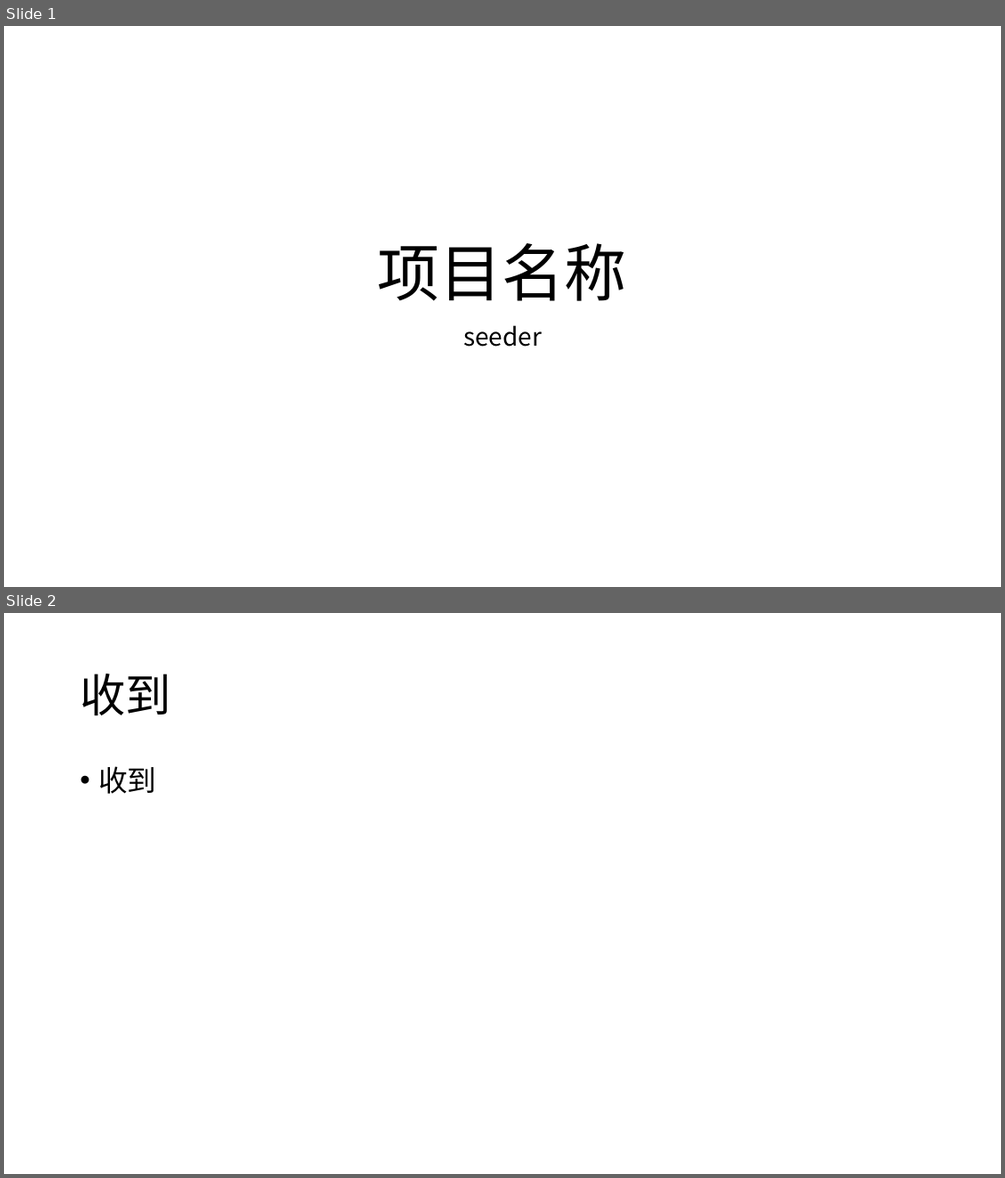
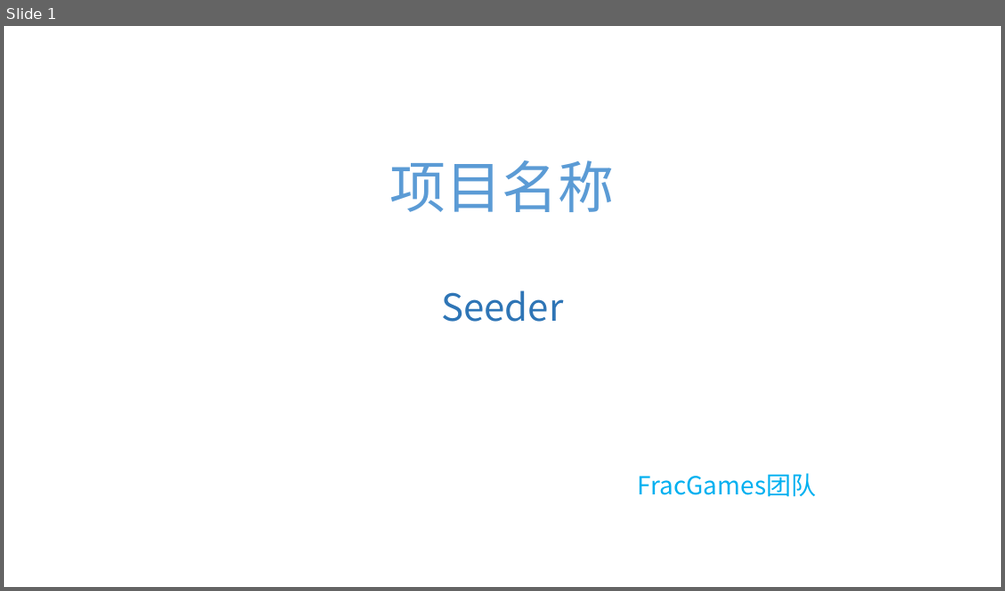
Before and after one commit to fracgames/fracgames.github.io, a slide deck: Presentation/Presentation.pptx. Shown one above the other, each under a label of ours: slides 1 and 2 before the commit, slide 1 after it. The pictures are 1005x1178 and 1005x591 pixels, drawn with LibreOffice and Linux fonts; fonts in the diff are those of the drawing. Boxes give left, top, right and bottom in pixels: in the first picture for what was removed or moved away, otherwise in the second. Text is boxed around its words. In the diff, an @@ line names an element or a change of style, - is before the commit and + after.

```diff
--- a/Presentation/Presentation.pptx
+++ b/Presentation/Presentation.pptx
@@ slide 2 removed at <box>4,613,1001,1174</box>, background #FFFFFF @@
@@ title removed at <box>80,674,171,715</box> @@
-收到
@@ text removed at <box>98,766,156,794</box> @@
-• 收到
@@ slide 1 changed as well @@
@@ text "项目名称": place and size @@
-text "项目名称" at <box>378,243,627,301</box>
+text "项目名称" at <box>390,160,615,212</box>
@@ text "项目名称" at <box>390,160,615,212</box>: size 60 to 54 pt, text colour #000000 to gradient #1F4E79 to #5B9BD5 to #9DC3E6; line spacing 0.9 to 1; vertical alignment bottom to top @@
@@ subtitle at <box>441,290,817,497</box>: text changed; text colour #000000 to #00B0F0 @@
-seeder
+Seeder
+FracGames团队
```
Also in this commit, not shown: 8 slides added, 4 other slides removed, 1 other file.
